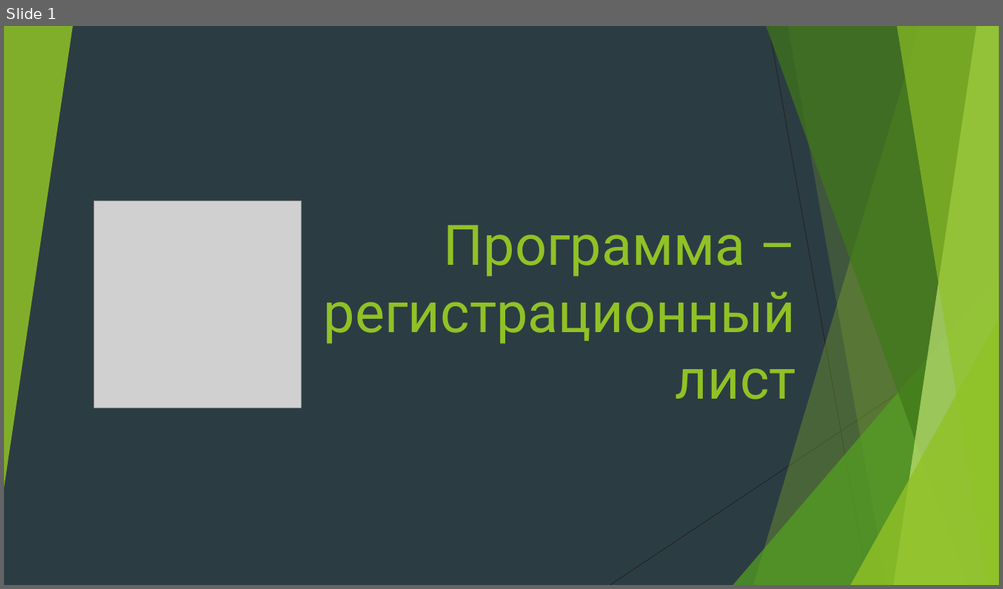
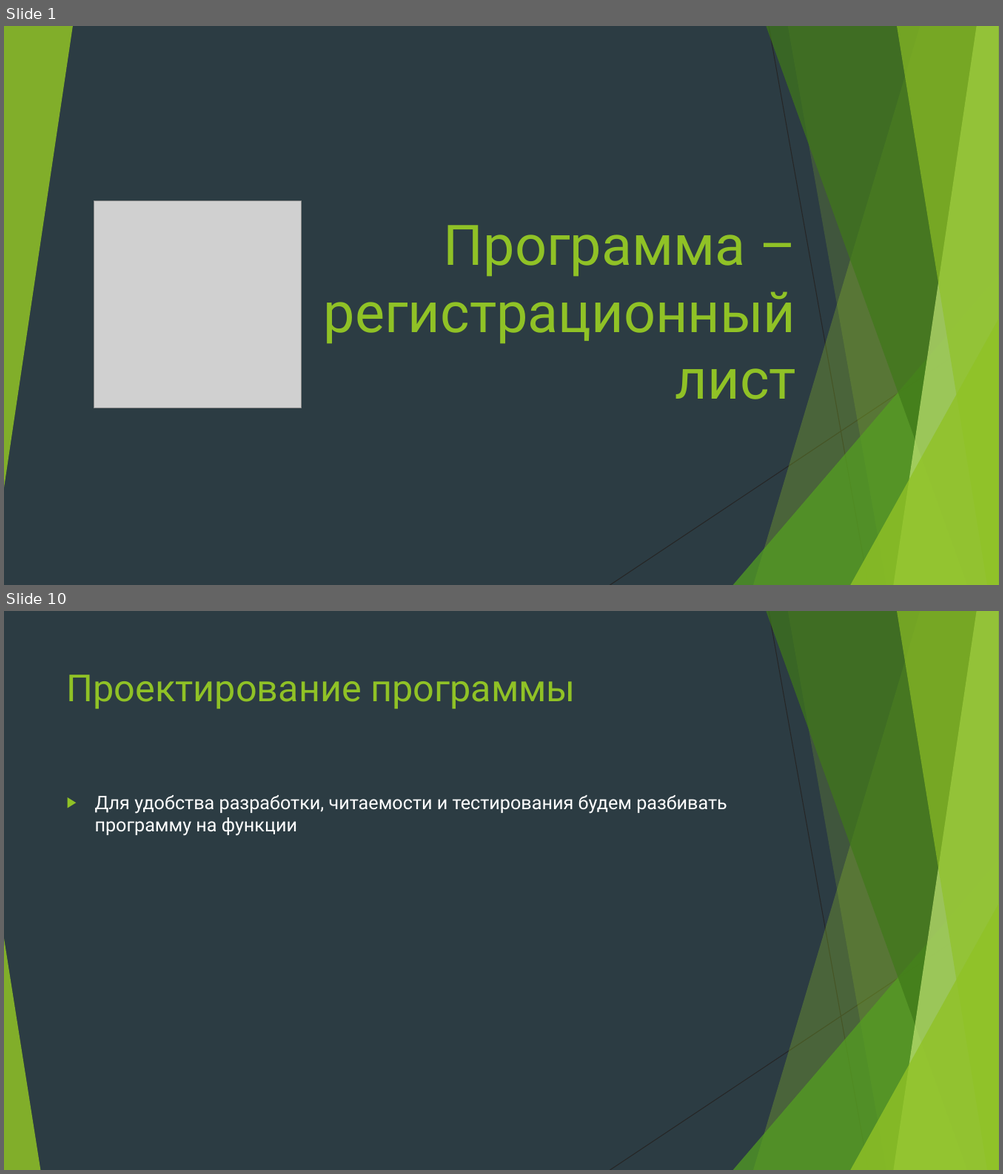
Before and after one commit to Yegor9151/for_corund, a slide deck: course_project_for_korund/ver 1.1/уроки/урок 6.pptx. Shown one above the other, each under a label of ours: slide 1 before the commit, slides 1 and 10 after it; the slides between them are not shown. The pictures are 1003x589 and 1003x1174 pixels, drawn with LibreOffice and Linux fonts; fonts in the diff are those of the drawing; grey boxes stand for pictures. Boxes give left, top, right and bottom in pixels: in the first picture for what was removed or moved away, otherwise in the second. Text is boxed around its words. In the diff, an @@ line names an element or a change of style, - is before the commit and + after.

```diff
--- a/course_project_for_korund/ver 1.1/уроки/урок 6.pptx
+++ b/course_project_for_korund/ver 1.1/уроки/урок 6.pptx
@@ slide 10 added at <box>4,611,999,1170</box>, background #2C3C43; not listed: 9 template elements that a slide beside it also shows @@
@@ title added at <box>67,675,575,709</box>, 36 pt, text #90C226 @@
+Проектирование программы
@@ text added at <box>95,795,727,836</box>, 18 pt, text #FFFFFF @@
+▶ Для удобства разработки, читаемости и тестирования будем разбивать программу на функции
@@ triangle added at <box>4,939,40,1170</box>, fill #90C226 at 85% opacity @@
```
Also in this commit, not shown: 5 slides changed, 17 other slides added.
